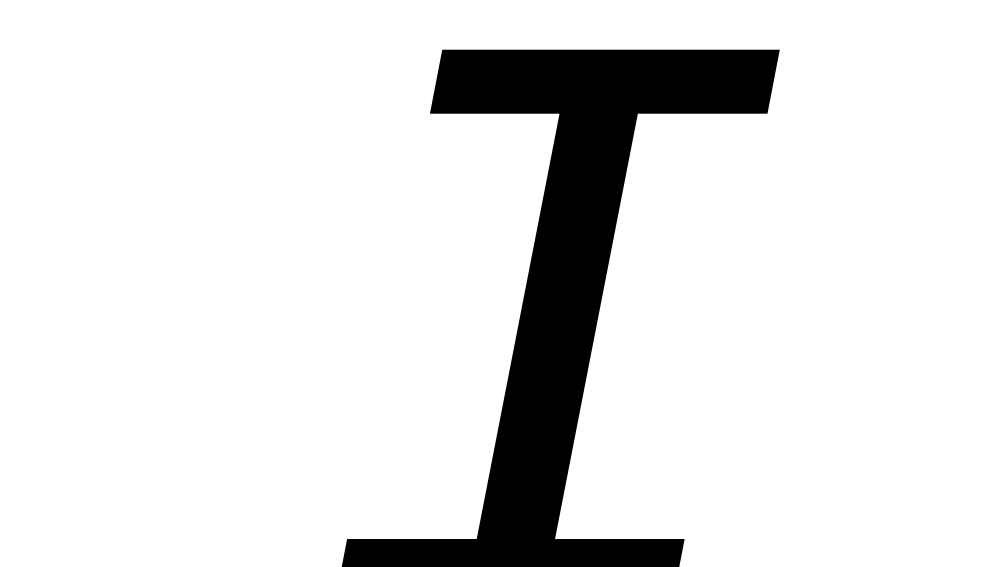
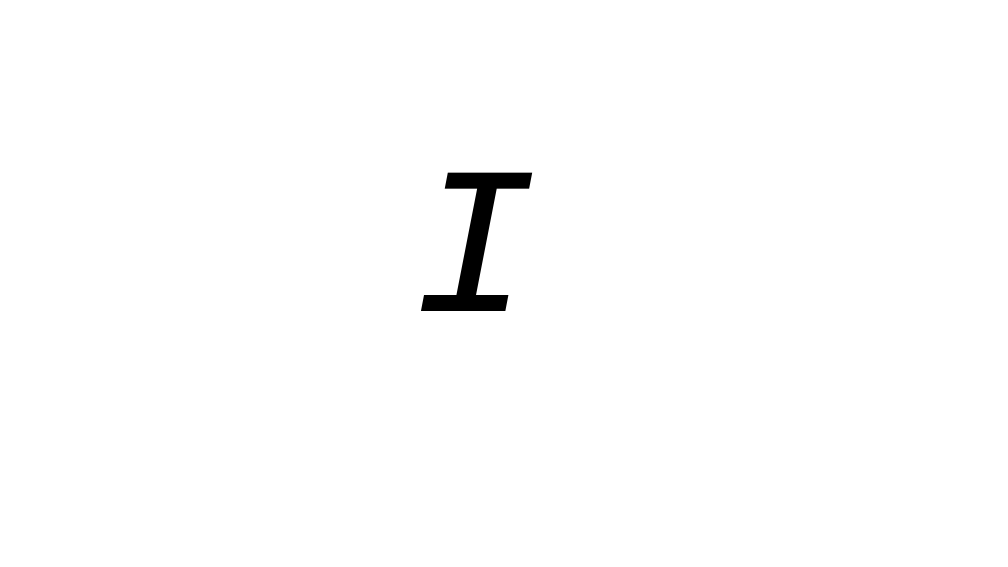
Before and after one commit to konnic/editorWebsite, a slide deck: slide 4 of public/Iconset.pptx. Drawn at 1008x567 pixels with LibreOffice and Linux fonts; fonts in the diff are those of the drawing. Boxes give left, top, right and bottom in pixels: in the first picture for what was removed or moved away, otherwise in the second. Text is boxed around its words. In the diff, an @@ line names an element or a change of style, - is before the commit and + after.

```diff
--- a/public/Iconset.pptx
+++ b/public/Iconset.pptx
@@ text "I": place and size @@
-text "I" at (288, 0, 813, 567)
+text "I" at (412, 172, 538, 311)
@@ text "I" at (412, 172, 538, 311): size 800 to 200 pt @@
```
Also in this commit, not shown: 2 other slides changed, 3 other files.
